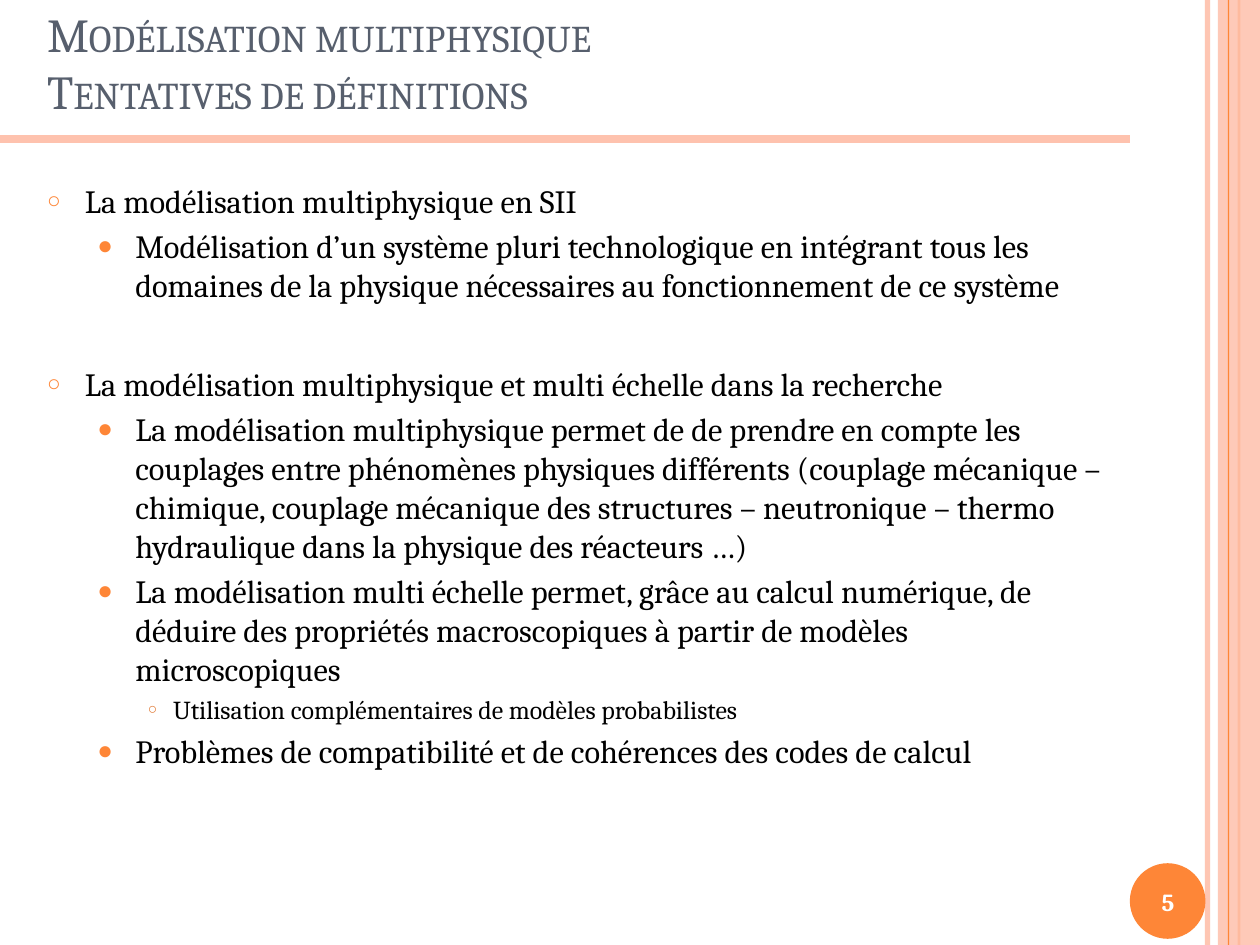
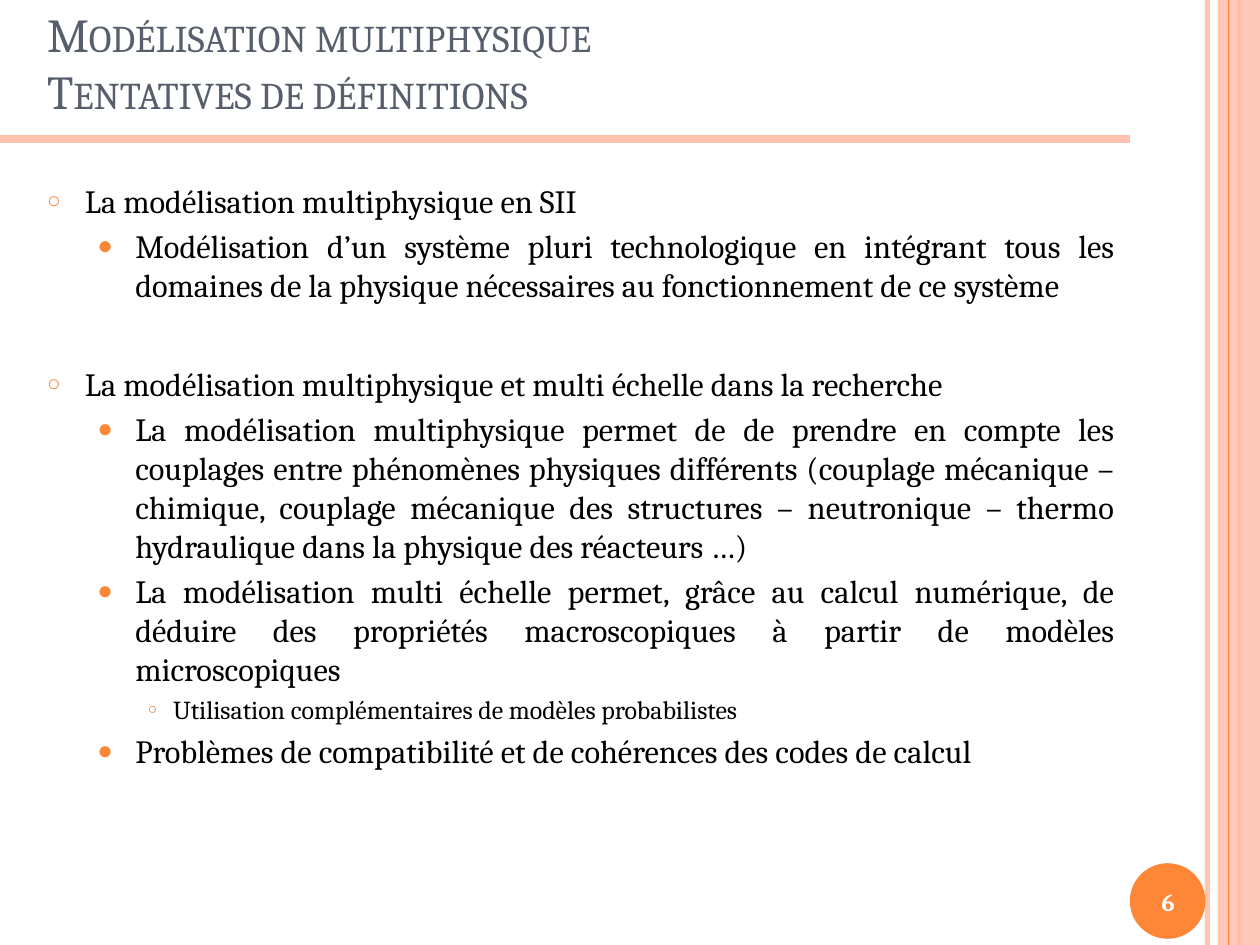
Before and after one commit to xpessoles/Formations, a slide deck: slide 6 of ModelisationMultiphysique/ModelisationMultiphysique.pptx (slide 5 before the commit). Drawn at 1260x945 pixels with LibreOffice and Linux fonts; fonts in the diff are those of the drawing. Boxes give left, top, right and bottom in pixels: in the first picture for what was removed or moved away, otherwise in the second. Text is boxed around its words. In the diff, an @@ line names an element or a change of style, - is before the commit and + after.

Commit message:
Ajout du modèle de connaissance (MCC)

```diff
--- a/ModelisationMultiphysique/ModelisationMultiphysique.pptx
+++ b/ModelisationMultiphysique/ModelisationMultiphysique.pptx
@@ text "La modélisation multiphysique en SII" at <box>85,190,1114,770</box>: alignment left to justified @@
@@ page number at <box>1162,894,1175,911</box>: text changed @@
-5
+6
```
Also in this commit, not shown: 1 other slide changed, 4 slides added, 1 other file.
